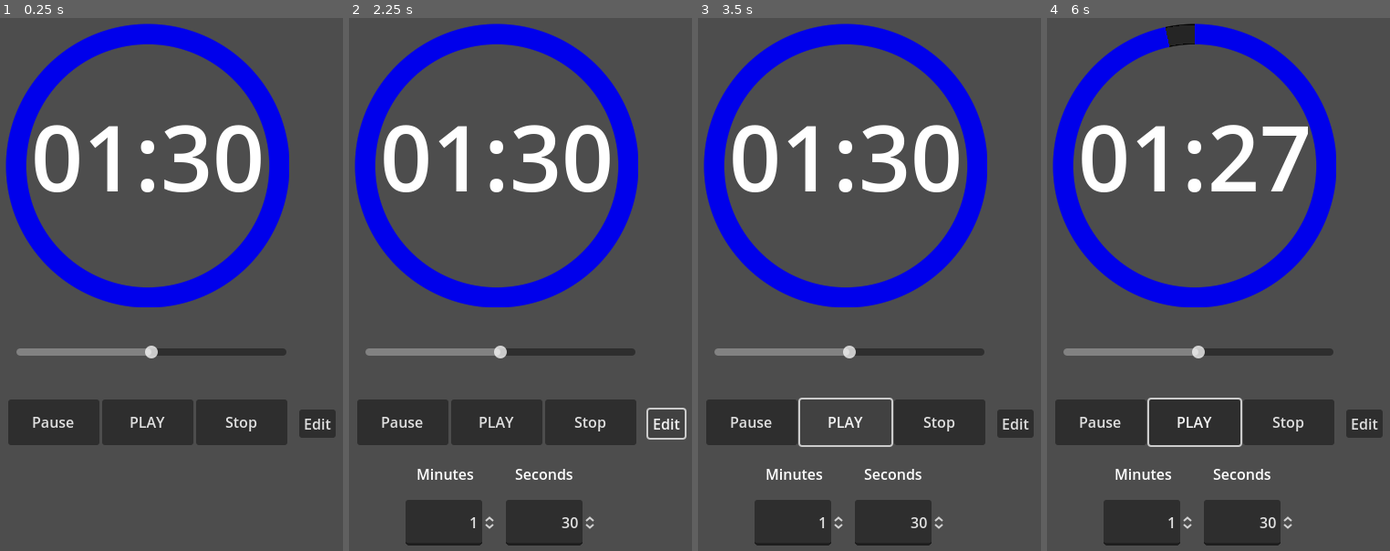
Above: before the commit, frames 1-4 (left to right).
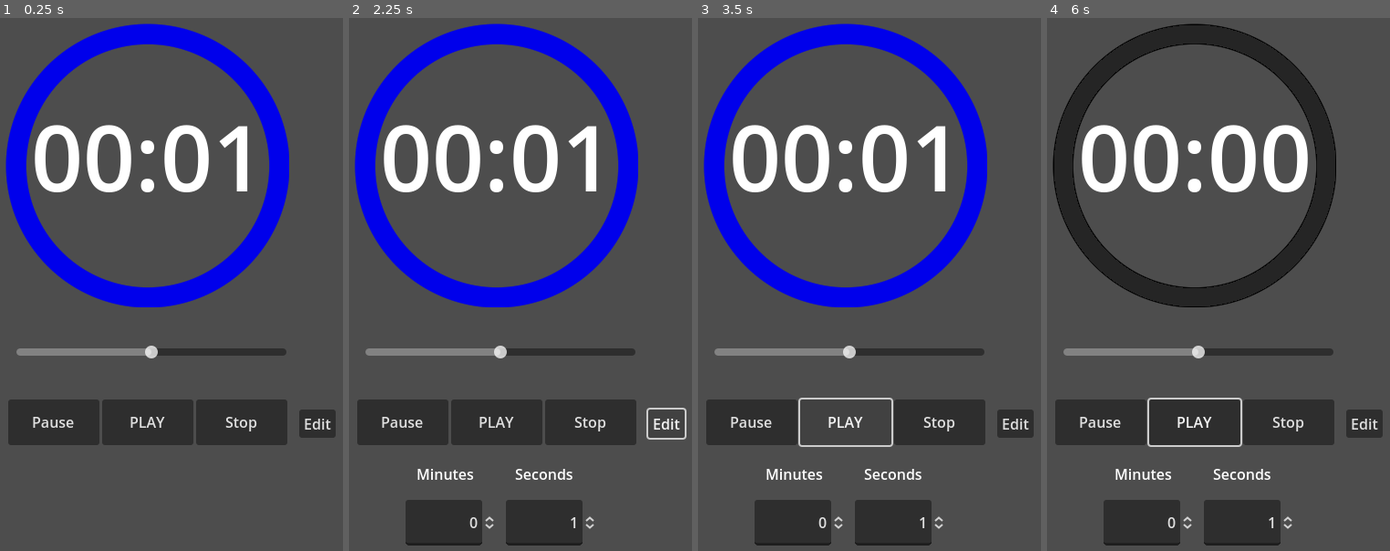
Above: after the commit, the same moments.

Repository: JKuijperM/MusicTimer
Game: Godot game, scene res://Scenes/TimerHUD.tscn
Same seed, same stepped clock (60 frames per second), same inputs: the game is played once before the commit and once after it. Sound files missing from this copy of the repository are replaced by a short silence.
Inputs (mouse positions are in pixels of both pictures, inside the frame that each line leads up to):
- Up to frame 1 (0.25 s): no input
- Up to frame 2 (2.25 s): click "Pause" at 0.5 s; click "Stop" at 1.25 s; click "Edit" at 2 s
- Up to frame 3 (3.5 s): click "PLAY" at 2.75 s
- Up to frame 4 (6 s): click "PLAY" at 3.5 s; tap Enter at 4.25 s; move the mouse to (1290, 225) at 4.27 s; hold D 4.28-5 s; tap Backspace at 4.35 s; click (1290, 225) at 4.42 s; drag from (1108, 295) to (1173, 391) at 5.02 s; tap Space at 5.75 s; move the mouse to (1239, 113) at 5.77 s; hold D from 5.78 s (still down); tap F at 5.85 s

The runs differ from the first frame. In frame 1, 2.7% of the frame differs, in the area x 25-77%, y 20-33%; in frame 2, 2.8%; in frame 3, 2.8%; in frame 4, 12%, in the area x 1-85%, y 1-96%.

Commit message:
WIP music control

Diff:
--- a/Scenes/TimerHUD.tscn
+++ b/Scenes/TimerHUD.tscn
@@ -1,7 +1,8 @@
-[gd_scene load_steps=4 format=3 uid="uid://bsafhva6xh2nf"]
+[gd_scene load_steps=5 format=3 uid="uid://bsafhva6xh2nf"]
 
 [ext_resource type="Script" path="res://Scripts/TimerHUD.gd" id="1_k2tpr"]
 [ext_resource type="PackedScene" uid="uid://cxho0ur4g4r2c" path="res://Scenes/circular_progress_bar.tscn" id="2_ptdoy"]
+[ext_resource type="AudioStream" uid="uid://cfn6m777tj8sy" path="res://Assets/Bob_lennon_-_Gutalala_sudalala.mp3" id="3_nfvhu"]
 
 [sub_resource type="LabelSettings" id="LabelSettings_gikwe"]
 font_size = 100
@@ -173,7 +174,17 @@
 offset_bottom = 110.0
 grow_horizontal = 2
 grow_vertical = 2
-value = 50.0
+min_value = -24.0
+max_value = 0.0
+value = -12.0
+
+[node name="BackgroundMusic" type="AudioStreamPlayer" parent="."]
+stream = ExtResource("3_nfvhu")
+volume_db = -28.0
+
+[node name="HBoxContainer" type="HBoxContainer" parent="."]
+offset_right = 40.0
+offset_bottom = 40.0
 
 [connection signal="timeout" from="Timer" to="." method="_on_timer_timeout"]
 [connection signal="pressed" from="PlayButton" to="." method="_on_play_button_pressed"]
@@ -182,3 +193,4 @@
 [connection signal="pressed" from="EditButton" to="." method="_on_edit_button_pressed"]
 [connection signal="value_changed" from="SpinBoxMinutes" to="." method="_on_spin_box_minutes_value_changed"]
 [connection signal="value_changed" from="SpinBoxSeconds" to="." method="_on_spin_box_seconds_value_changed"]
+[connection signal="drag_ended" from="VolumeSlider" to="." method="_on_volume_slider_drag_ended"]
--- a/Scripts/TimerHUD.gd
+++ b/Scripts/TimerHUD.gd
@@ -1,17 +1,27 @@
 extends CanvasLayer
+
 @export var default_seconds = 30
 @export var default_minutes = 1
+
+@onready var background_music = $BackgroundMusic
+
 var seconds
 var minutes
 var max_seconds
 var current_seconds
 var timer_is_playing = false
+var edit_menu_visible = false
+
 signal play_timer
-
-var edit_menu_visible = false
 
 # Called when the node enters the scene tree for the first time.
 func _ready():
+	# Get the length of the music
+	if background_music.stream:
+		var stream_length = background_music.stream.get_length()
+		default_minutes = int(stream_length / 60)
+		default_seconds = int(fmod(stream_length, 60))
+
 	reset_remaining_time_label()
 
 	$SpinBoxMinutes.get_line_edit().context_menu_enabled = false
@@ -28,8 +38,6 @@
 	current_seconds = max_seconds
 	#$CircularProgressBar.set_max_value(current_seconds)
 	$CircularProgressBar.set_value(calculate_equivalent_progress(current_seconds))
-
-
 
 
 # Called every frame. 'delta' is the elapsed time since the previous frame.
@@ -57,19 +65,22 @@
 	$Timer.paused = false
 	$Timer.stop()
 	$CircularProgressBar.set_value(calculate_equivalent_progress(max_seconds))
+	background_music.stop()
 
 func calculate_equivalent_progress(value):
 	return (value * 100) / max_seconds
 
 func _on_play_button_pressed():
-
 	if $Timer.is_paused():
 		$Timer.paused = false
+		background_music.stream_paused = false
+		timer_is_playing = true
 	else:
 		if !timer_is_playing:
 			timer_is_playing = true
 			reset_timer()
 			$Timer.start()
+			background_music.play()
 
 func _on_timer_timeout():
 	if seconds == 0:
@@ -78,6 +89,7 @@
 			seconds == 60
 		else:
 			$Timer.stop()
+			background_music.stop()
 	elif seconds > 0:
 		seconds -= 1
 	current_seconds -= 1
@@ -91,6 +103,7 @@
 func _on_pause_button_pressed():
 	timer_is_playing = false
 	$Timer.paused = true
+	background_music.stream_paused = true
 
 
 func _on_stop_button_pressed():
@@ -124,3 +137,8 @@
 func _on_spin_box_seconds_value_changed(value):
 	default_seconds = $SpinBoxSeconds.value
 	reset_remaining_time_label()
+
+
+func _on_volume_slider_drag_ended(value_changed):
+	background_music.volume_db = $VolumeSlider.value
+	print($VolumeSlider.value)
